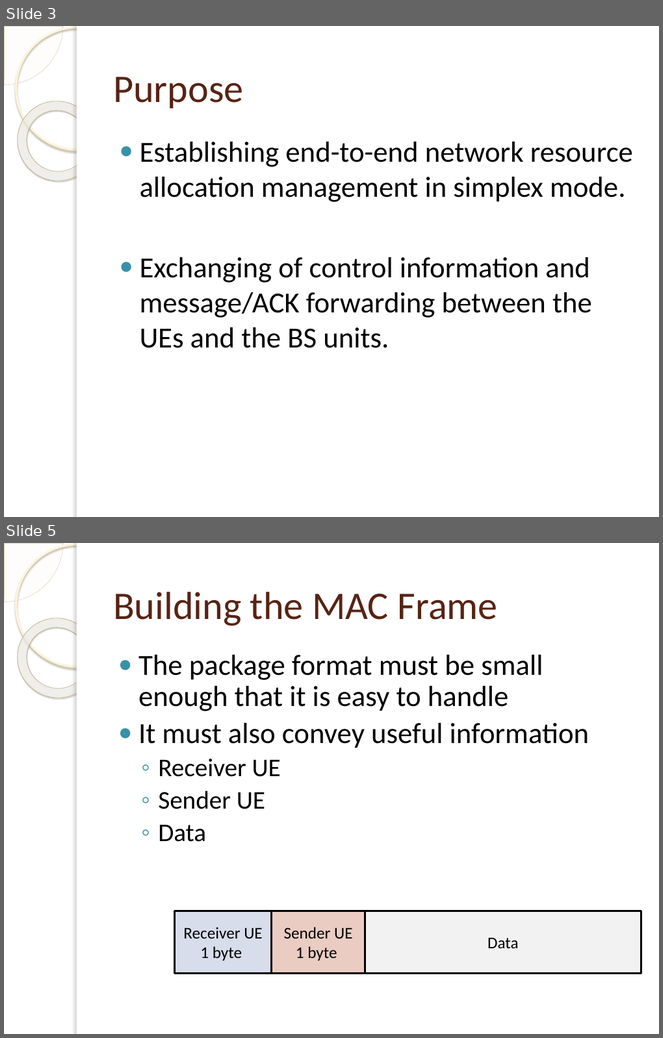
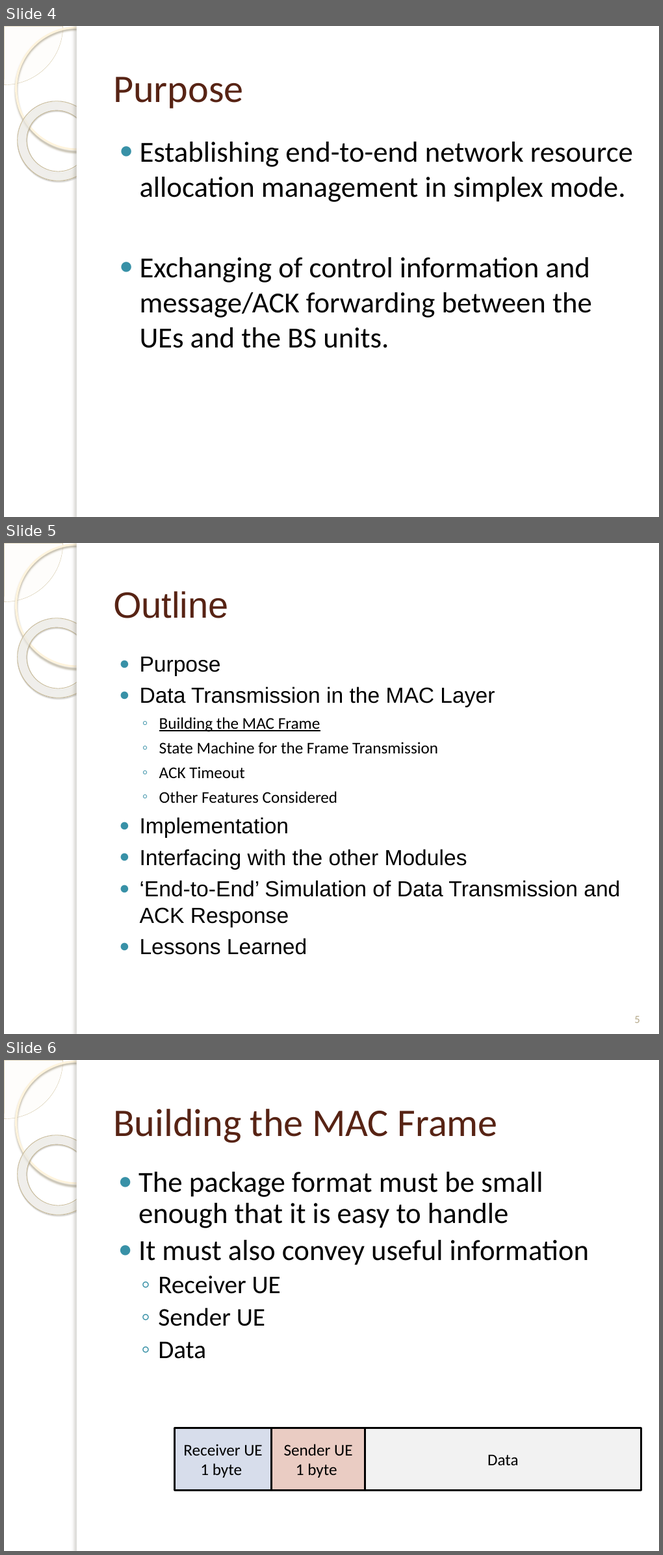
Before and after one commit to isamubr/ece405group6, a slide deck: 4305 Final Presentation.pptx. Shown one above the other, each under a label of ours: slides 3 and 5 before the commit, slides 4, 5 and 6 after it; the slides between them are not shown. The pictures are 663x1038 and 663x1555 pixels, drawn with LibreOffice and Linux fonts; fonts in the diff are those of the drawing; background and template pictures are left out. Boxes give left, top, right and bottom in pixels: in the first picture for what was removed or moved away, otherwise in the second. Text is boxed around its words. In the diff, an @@ line names an element or a change of style, - is before the commit and + after.

```diff
--- a/4305 Final Presentation.pptx
+++ b/4305 Final Presentation.pptx
@@ slide 5 added at box(4, 543, 659, 1034), background picture (left out); not listed: 5 template elements that a slide beside it also shows @@
@@ title added at box(113, 591, 228, 618), 40 pt, text #572314 @@
+Outline
@@ text added at box(140, 657, 620, 955), 24 pt, text #000000 @@
+● Purpose
+● Data Transmission in the MAC Layer
+  ◦ Building the MAC Frame
+  ◦ State Machine for the Frame Transmission
+  ◦ ACK Timeout
+  ◦ Other Features Considered
+● Implementation
+● Interfacing with the other Modules
+● ‘End-to-End’ Simulation of Data Transmission and ACK Response
+● Lessons Learned
@@ page number added at box(634, 1016, 640, 1023), 12 pt, text #B6A98A @@
+5
@@ what was slide 3 is now slide 4 @@
@@ what was slide 5 is now slide 6 @@
```
Also in this commit, not shown: 9 slides changed, 7 other slides added.
